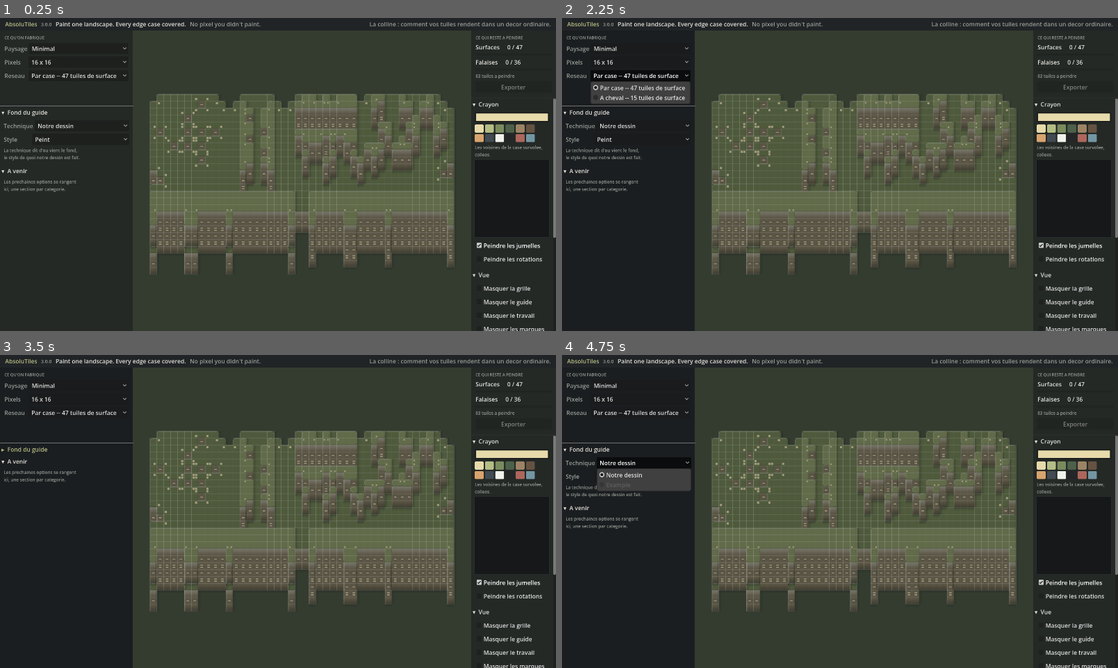
Above: before the commit, frames 1-4 (two rows, left to right).
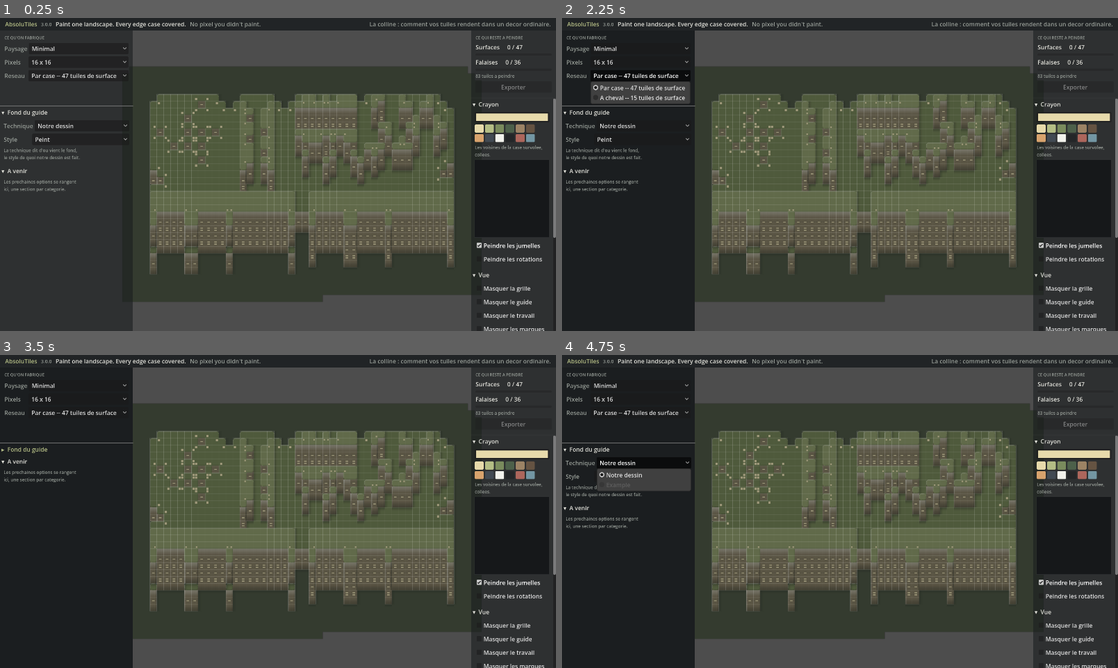
Above: after the commit, the same moments.

Repository: darref/MarchingSquares
Game: Godot game, scene res://ui/editor.tscn
Same seed, same stepped clock (60 frames per second), same inputs: the game is played once before the commit and once after it.
Inputs:
- Up to frame 1 (0.25 s): no input
- Up to frame 2 (2.25 s): click "Minimal" at 0.5 s; click "16 x 16" at 1.25 s; click "Par case -- 47 tuiles de surf…" at 2 s
- Up to frame 3 (3.5 s): click "▾ Fond du guide" at 2.75 s
- Up to frame 4 (4.75 s): click "▸ Fond du guide" at 3.5 s; click "Notre dessin" at 4.25 s

The runs differ from the first frame. In frame 1, 13% of the frame differs, in the area x 23-85%, y 4-100%; in frame 2, 13%; in frame 3, 13%; in frame 4, 13%.

Commit message:
L etage 0 : la plaine est un plateau comme les autres, et l editeur l annonce
Dans le jeu, le sol sous les plateaux sera un etage plat du MEME tileset, pose
par le moteur sur sa propre couche : le game dev n a rien de plus a dessiner
pour l avoir. Autant le montrer tout de suite, plutot que de laisser croire
que le guide flotte sur du vide.

Sa silhouette se calcule : propagation depuis les zones peignables reunies,
quatre cases vers le dehors, puis l interieur entierement bouche. Elle est
ensuite traitee comme un relief a part entiere -- un plateau parfaitement
plat -- et ses index sortent du MEME code que ceux du guide.

Et il reagit au crayon, en temps reel : chaque case emprunte la tuile peinte
de son index, donc peindre UNE tuile remplit le sol d un coup. C est la meme
idee que les jumelles, a l echelle de l ecran entier.

Ce n est que du decor : aucune de ces cases ne se peint, aucune ne porte de
grille, rien n en sort a l export. Et tout autour, aucune couleur -- le fond
du programme.

DEUX DEFAUTS TROUVES A L ECRAN, PAS AUX TESTS.

Le premier : mille sept cents draw_rect par image ne se groupent pas.
L affichage est tombe a sept images par seconde, et le fond du guide, qui se
calcule par etapes dans _process, ne se terminait plus jamais -- une capture
passait de sept secondes a deux minutes treize. Le sol est donc compose une
fois dans une image et pose comme UNE texture.

Le second, plus vicieux : en inserant _build_ground j ai ancre sur la boucle
des jumelles en croyant qu elle terminait show_guide. Toute la queue de la
fonction -- dont _redraw_background() -- s est retrouvee orpheline dans la
fonction suivante. Le fichier se chargeait, la suite passait a 289
verifications sans un echec, et le fond du guide ne se dessinait plus.

289 verifications, 0 echec.

Co-Authored-By: Claude Opus 5 <noreply@anthropic.com>
Claude-Session: https://claude.ai/code/session_018tvN4TQBR3sh7MsSTnFB1b

Diff:
--- a/ui/work_area.gd
+++ b/ui/work_area.gd
@@ -53,9 +53,20 @@
 ## aplat, DEBORDANT LARGEMENT DU GUIDE : le relief se lit alors comme un morceau de monde et
 ## non comme une decoupe posee sur du vide.
 ##
-## ⚠ ELLE EST A L'EDITEUR, PAS AU GUIDE. Aucun pixel de cet aplat ne sort a l'export, et
-## `guide_image` continue de laisser le vide. C'est un fond d'ecran, pas une tuile.
+## ⚠ ELLE EST A L'EDITEUR, PAS AU GUIDE. Aucun pixel de ce sol ne sort a l'export, et
+## `guide_image` continue de laisser le vide. C'est du decor, pas une tuile.
 const GROUND: Color = Color(0.204, 0.235, 0.188)
+
+## L'epaisseur du sol autour des zones peignables, en cases.
+## ⚠ QUATRE, PAS UNE. Il faut assez de sol pour qu'on y voie une VRAIE bordure -- un coin,
+## un bord droit, une masse pleine -- sinon on ne montre pas un plateau, on montre un lisere.
+const GROUND_MARGIN: int = 4
+
+## Le cote d'une case du sol dans sa texture, en pixels -- plafonne.
+## ⚠ LE SOL EST DU DECOR, IL N'A PAS BESOIN DE LA RESOLUTION DU TRAVAIL. A 256 pixels de
+## cote, ses dix-sept cents cases feraient une image de cent millions de pixels. Trente-deux
+## suffisent : a l'ecran une case en fait une vingtaine.
+const GROUND_MAX_SIDE: int = 32
 # Le fond representatif est soutenu : on l'attenue pour que les pixels poses ressortent.
 # Le fond utilisable est deja en teinte basse, il n'a pas besoin d'etre efface.
 const GUIDE_TINT: Color = Color(1.0, 1.0, 1.0, 0.55)
@@ -141,7 +152,15 @@
 ## L'inverse de `assembled` : on efface ce qui est peint et on ne garde que le guide.
 ## ⚠ LES DEUX SE COCHENT EN MEME TEMPS SANS SE CONTREDIRE : il ne reste alors rien du tout,
 ## et c'est une reponse honnete plutot qu'un cas interdit.
-var hide_work: bool = false
+## ⚠ LE SOL SUIT, LUI AUSSI. Il emprunte les tuiles peintes ; le masquer sans le recomposer
+## laisserait le paysage peint tout autour de l'ile qu'on vient de vider.
+var hide_work: bool = false:
+	set(value):
+		if hide_work == value:
+			return
+		hide_work = value
+		_ground_dirty = true
+		queue_redraw()
 
 ## ⚠ LA LUMIERE PORTEE EST UNE DECORATION, PAS UN PRODUIT. Les ombres tombent sur des cases
 ## de plaine, et la plaine n'est pas une tuile : aucune tuile exportee ne peut les porter.
@@ -168,6 +187,14 @@
 var _twin_of: Dictionary = {}
 var _wall_roles: Dictionary = {}
 var _by_index: Dictionary = {}
+## L'etage 0. En coordonnees de MASQUE, decalees de `_ground_offset` par rapport au guide,
+## puisque le sol deborde de quatre cases de tous les cotes.
+var _ground: Dictionary = {}
+var _ground_offset: Vector2i = Vector2i.ZERO
+var _ground_span: Vector2i = Vector2i.ZERO
+var _ground_image: Image = null
+var _ground_texture: ImageTexture = null
+var _ground_dirty: bool = false
 var _by_role: Dictionary = {}
 var _targets: Dictionary = {}
 var _needs_fit: bool = false
@@ -211,8 +238,15 @@
 			queue_redraw()
 	if _changed:
 		_changed = false
+		# ⚠ LE SOL SUIT LE CRAYON, ET C'EST TOUT L'INTERET. Peindre une tuile remplit d'un
+		# coup toutes les cases de sol qui la portent : l'acheteur voit, en temps reel, le
+		# peu qu'il aura a dessiner. On ne recompose qu'une fois par image, jamais par pixel.
+		_ground_dirty = true
 		queue_redraw()
 		painting_changed.emit()
+	if _ground_dirty:
+		_refresh_ground()
+		queue_redraw()
 
 
 func _on_screen(cell: Vector2i) -> bool:
@@ -282,6 +316,179 @@
 	# On demande le cadrage, et c'est le premier redimensionnement qui l'execute.
 	_needs_fit = true
 	fit()
+	_build_ground(heights)
+
+
+## L'ETAGE 0 : LA PLAINE EST UN PLATEAU COMME LES AUTRES, ET ON L'ANNONCE.
+##
+## Dans le jeu, le sol sous les plateaux sera un etage plat du MEME tileset, pose par le
+## moteur sur sa propre couche. Le game dev n'a donc rien de plus a dessiner pour l'avoir --
+## autant le montrer tout de suite, plutot que de laisser croire que le guide flotte.
+##
+## Sa silhouette se propage depuis les zones peignables reunies, quatre cases vers le
+## dehors, puis on bouche entierement l'interieur. Elle est ensuite traitee comme un relief
+## a part entiere -- un plateau parfaitement plat -- et ses index sortent du MEME code que
+## le reste. Il n'existe donc aucun etat ou le sol et le guide se contrediraient.
+##
+## ⚠ CE N'EST QUE DU DECOR. Aucune de ces cases ne se peint, aucune ne porte de grille,
+## rien n'en sort a l'export. Mais elle REAGIT au crayon : chaque case emprunte la tuile
+## peinte de son index, donc peindre une tuile remplit le sol d'un coup, sous les yeux.
+## C'est exactement ce qu'on vend -- l'acheteur voit le peu qu'il aura a dessiner.
+func _build_ground(heights: PackedStringArray) -> void:
+	_ground.clear()
+	_ground_texture = null
+	_ground_span = Vector2i.ZERO
+	var columns: int = HeightMask.width(heights)
+	var rows: int = HeightMask.height(heights)
+	if columns <= 0 or rows <= 0:
+		return
+	var wide: int = columns + 2 * GROUND_MARGIN
+	var tall: int = rows + 2 * GROUND_MARGIN
+	_ground_offset = Vector2i(GROUND_MARGIN, GROUND_MARGIN)
+
+	# Les graines : tout ce qui porte quelque chose. Les plateaux, et les cases de robe --
+	# qui sont de la plaine sur la carte, mais ou une falaise se dresse.
+	var inside: PackedByteArray = PackedByteArray()
+	inside.resize(wide * tall)
+	var front: Array[Vector2i] = []
+	for y: int in range(rows):
+		for x: int in range(columns):
+			if HeightMask.level_at(heights, x, y) < 1 and not _wall_cells.has(Vector2i(x, y)):
+				continue
+			var at: Vector2i = Vector2i(x, y) + _ground_offset
+			inside[at.y * wide + at.x] = 1
+			front.append(at)
+	if front.is_empty():
+		return
+
+	# La propagation, en huit voisins : quatre pas donnent quatre cases d'epaisseur, coins
+	# compris. En quatre voisins la bordure serait un losange, et les angles manqueraient.
+	for _step: int in range(GROUND_MARGIN):
+		var next: Array[Vector2i] = []
+		for at: Vector2i in front:
+			for dy: int in range(-1, 2):
+				for dx: int in range(-1, 2):
+					var to: Vector2i = at + Vector2i(dx, dy)
+					if to.x < 0 or to.y < 0 or to.x >= wide or to.y >= tall:
+						continue
+					if inside[to.y * wide + to.x] == 1:
+						continue
+					inside[to.y * wide + to.x] = 1
+					next.append(to)
+		front = next
+
+	# ⚠ ET L'INTERIEUR SE BOUCHE ENTIEREMENT. Une baie etroite ou un lac laisserait sinon
+	# un trou de fond de programme au milieu des terres : le sol d'un jeu n'a pas de trous.
+	# On marque ce que le DEHORS atteint, et tout le reste est du dedans.
+	_fill_enclosed(inside, wide, tall)
+
+	var mask: PackedStringArray = PackedStringArray()
+	for y: int in range(tall):
+		var line: PackedByteArray = PackedByteArray()
+		line.resize(wide)
+		for x: int in range(wide):
+			line[x] = 49 if inside[y * wide + x] == 1 else 46   # « 1 » ou « . »
+		mask.append(line.get_string_from_ascii())
+
+	# Le sol EST un relief : ses index sortent du meme code que ceux du guide.
+	var map: Dictionary = Families.index_map(guide_family, mask)
+	for at: Vector2i in map.keys():
+		_ground[at] = int(map[at])
+	_ground_span = Vector2i(wide + 1, tall + 1)
+	_ground_dirty = true
+
+
+## Marque comme sol tout ce que le dehors n'atteint pas.
+static func _fill_enclosed(inside: PackedByteArray, wide: int, tall: int) -> void:
+	var seen: PackedByteArray = PackedByteArray()
+	seen.resize(wide * tall)
+	var front: Array[Vector2i] = []
+	for x: int in range(wide):
+		for y: int in [0, tall - 1]:
+			if inside[y * wide + x] == 0 and seen[y * wide + x] == 0:
+				seen[y * wide + x] = 1
+				front.append(Vector2i(x, y))
+	for y: int in range(tall):
+		for x: int in [0, wide - 1]:
+			if inside[y * wide + x] == 0 and seen[y * wide + x] == 0:
+				seen[y * wide + x] = 1
+				front.append(Vector2i(x, y))
+	while not front.is_empty():
+		var at: Vector2i = front.pop_back()
+		for step: Vector2i in [Vector2i.LEFT, Vector2i.RIGHT, Vector2i.UP, Vector2i.DOWN]:
+			var to: Vector2i = at + step
+			if to.x < 0 or to.y < 0 or to.x >= wide or to.y >= tall:
+				continue
+			if inside[to.y * wide + to.x] == 1 or seen[to.y * wide + to.x] == 1:
+				continue
+			seen[to.y * wide + to.x] = 1
+			front.append(to)
+	for k: int in range(wide * tall):
+		if inside[k] == 0 and seen[k] == 0:
+			inside[k] = 1
+
+
+## Recompose la texture du sol.
+##
+## ⚠ UNE SOURCE PAR INDEX, PAS PAR CASE. Les jumelles portent le meme dessin : on
+## redimensionne au plus quarante-sept tuiles, puis on les tamponne dix-sept cents fois.
+func _refresh_ground() -> void:
+	_ground_dirty = false
+	if _ground.is_empty() or _painting == null or _ground_span == Vector2i.ZERO:
+		_ground_texture = null
+		return
+	var side: int = mini(_painting.resolution, GROUND_MAX_SIDE)
+	var wide: int = _ground_span.x * side
+	var tall: int = _ground_span.y * side
+	if _ground_image == null or _ground_image.get_width() != wide \
+			or _ground_image.get_height() != tall:
+		_ground_image = Image.create_empty(wide, tall, false, Image.FORMAT_RGBA8)
+	_ground_image.fill(Color(0.0, 0.0, 0.0, 0.0))
+	var flat: Image = Image.create_empty(side, side, false, Image.FORMAT_RGBA8)
+	flat.fill(GROUND)
+	var source: Dictionary = {}
+	var whole: Rect2i = Rect2i(0, 0, side, side)
+	for at: Vector2i in _ground.keys():
+		var index: int = int(_ground[at])
+		if not source.has(index):
+			source[index] = flat if hide_work else _ground_tile(index, side, flat)
+		var to: Vector2i = at * side
+		if to.x < 0 or to.y < 0 or to.x + side > wide or to.y + side > tall:
+			continue
+		_ground_image.blit_rect(source[index], whole, to)
+	_ground_texture = ImageTexture.create_from_image(_ground_image)
+
+
+## Le dessin peint qui porte cet index, ramene au cote du sol.
+## ⚠ N'IMPORTE LAQUELLE DE SES JUMELLES FAIT L'AFFAIRE : elles portent le meme dessin.
+func _ground_tile(index: int, side: int, flat: Image) -> Image:
+	if not _by_index.has(index):
+		return flat
+	for cell: Vector2i in _by_index[index]:
+		var tile: Image = _painting.image_of(cell)
+		if tile == null:
+			continue
+		if tile.get_width() == side:
+			return tile
+		var scaled: Image = tile.duplicate()
+		scaled.resize(side, side, Image.INTERPOLATE_NEAREST)
+		return scaled
+	return flat
+
+
+## ⚠ LE SOL SE DESSINE EN UN SEUL COUP, PAS CASE PAR CASE. Mille sept cents `draw_rect`
+## par image ne se groupent pas : mesure, l'affichage tombait a sept images par seconde et
+## le fond du guide ne se calculait plus jamais. Le sol est donc compose une fois dans une
+## image et pose comme UNE texture -- il ne coute plus rien tant qu'on ne peint pas.
+func _draw_ground() -> void:
+	if _ground_texture == null:
+		return
+	var corner: Vector2 = -Vector2(float(_ground_offset.x), float(_ground_offset.y))
+	if guide_family == Families.BY_CORNER:
+		corner -= Vector2(0.5, 0.5)
+	draw_texture_rect(_ground_texture,
+			Rect2(_origin + corner * _tile_px,
+					Vector2(float(_ground_span.x), float(_ground_span.y)) * _tile_px), false)
 
 
 ## La carte case -> index de surface, et plus bas les roles de robe. Toutes deux calculees
@@ -384,11 +591,13 @@
 
 
 func _draw() -> void:
-	draw_rect(Rect2(Vector2.ZERO, size), GROUND)
+	# ⚠ AUCUN APLAT PLEIN. Hors du sol c'est le fond du programme : le monde s'arrete la,
+	# et le dire est plus honnete que de peindre du vert jusqu'au bord du cadre.
 	var columns: int = HeightMask.width(_heights)
 	var rows: int = HeightMask.height(_heights)
 	if columns <= 0:
 		return
+	_draw_ground()
 	var span: Vector2 = Vector2(float(columns), float(rows)) * _tile_px
 	if _background != null and not assembled:
 		var tint: Color = GUIDE_TINT_WIRE if guide_ink == GuideImage.Ink.WIREFRAME else GUIDE_TINT
Not shown, changed: CLAUDE.md
